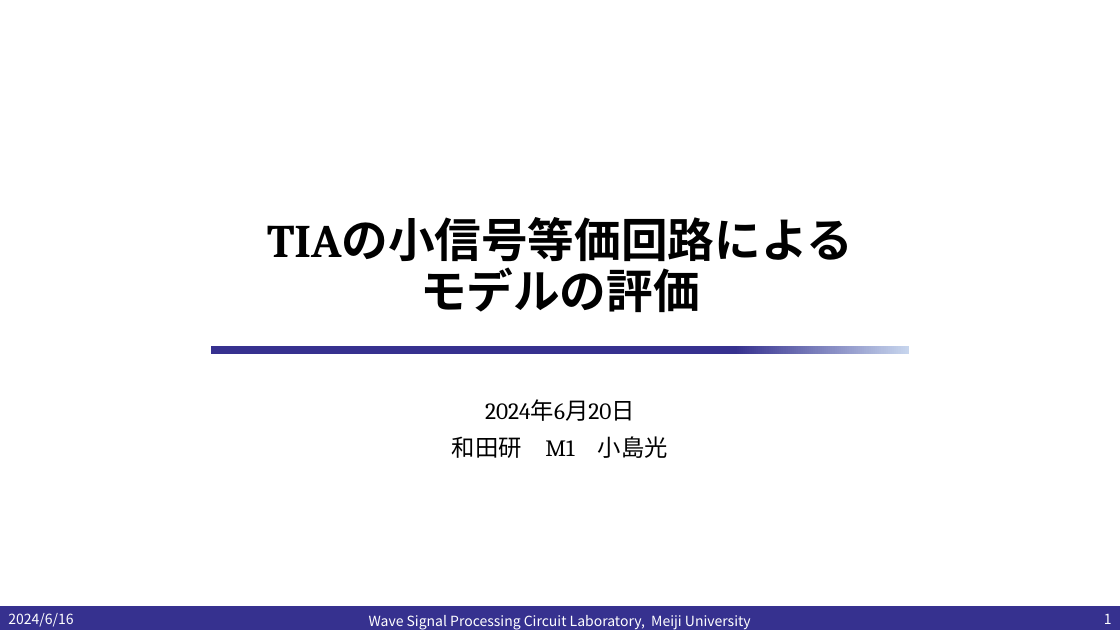
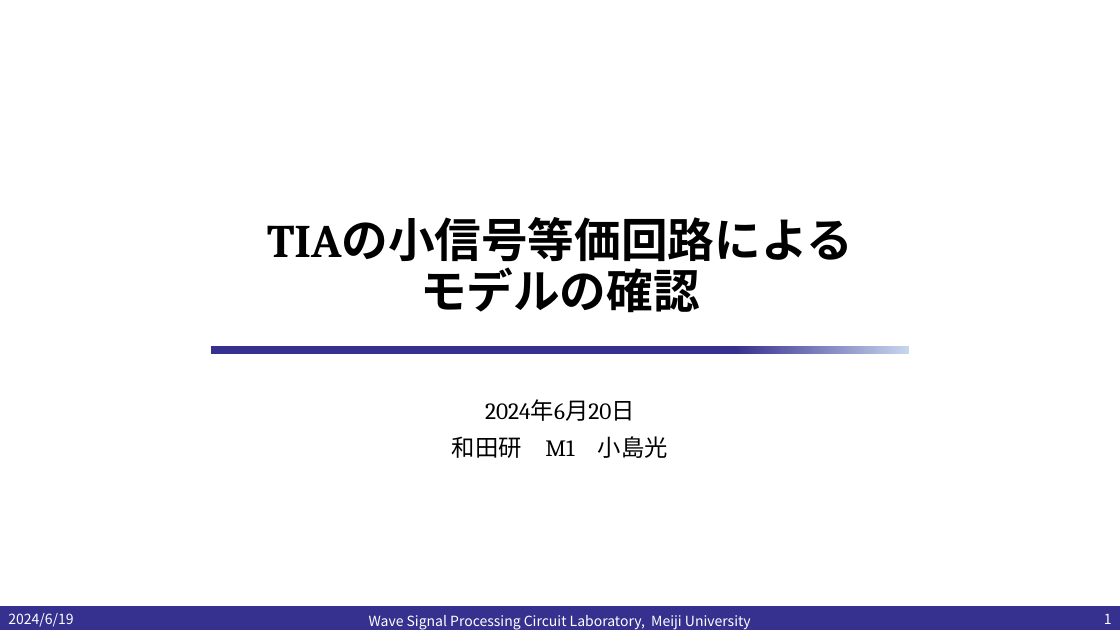
Before and after one commit to kjm-desktop10400/reserch, a slide deck: slide 1 of IHP_2024/20240620/TIAの小信号等価回路による.pptx. Drawn at 1120x630 pixels with LibreOffice and Linux fonts; fonts in the diff are those of the drawing; background and template pictures are left out. Boxes give left, top, right and bottom in pixels: in the first picture for what was removed or moved away, otherwise in the second. Text is boxed around its words. In the diff, an @@ line names an element or a change of style, - is before the commit and + after.

```diff
--- a/IHP_2024/20240620/TIAの小信号等価回路による.pptx
+++ b/IHP_2024/20240620/TIAの小信号等価回路による.pptx
@@ title at bbox=[267, 217, 853, 313]: text changed @@
-TIAの小信号等価回路による
-モデルの評価
+TIAの小信号等価回路による
+モデルの確認
@@ text at bbox=[8, 613, 73, 627]: text changed @@
-2024/6/16
+2024/6/19
```
Also in this commit, not shown: 10 other slides changed, 5 slides added, 3 other files.
